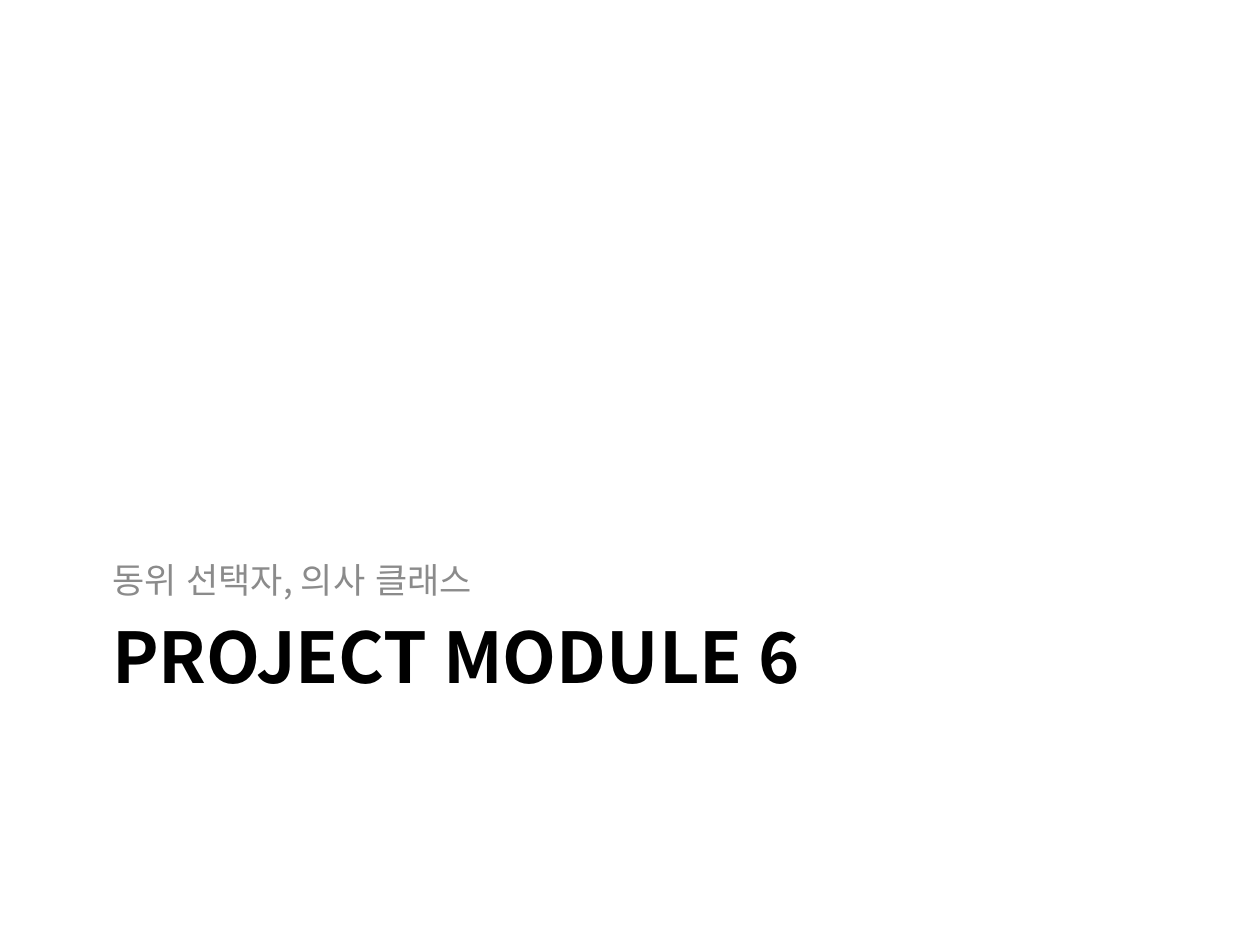
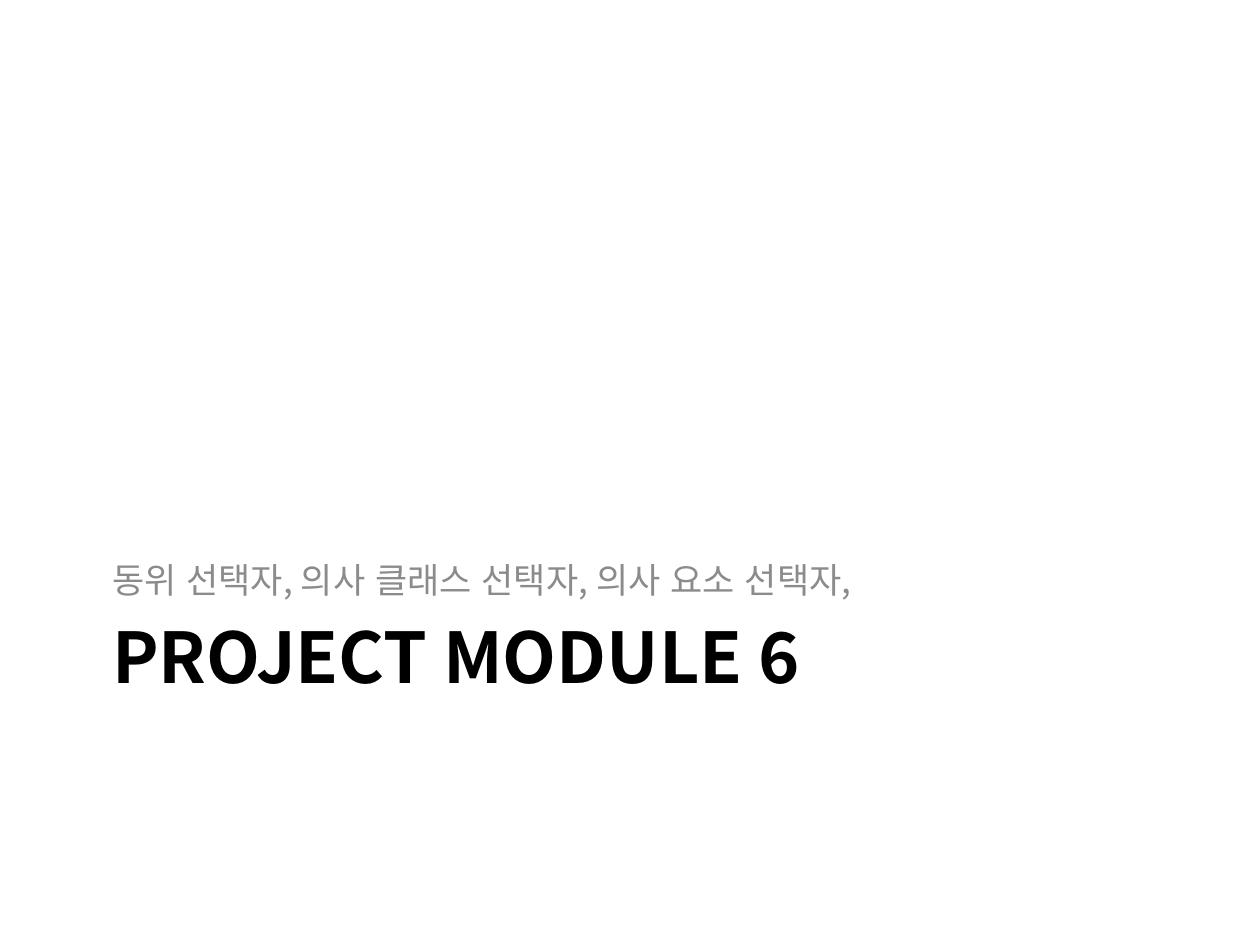
Before and after one commit to kdkcom1234/git2021, a slide deck: slide 19 of 1-html-css/03. CSS3 선택자 및 스타일 속성.pptx. Drawn at 1260x945 pixels with LibreOffice and Linux fonts; fonts in the diff are those of the drawing. Boxes give left, top, right and bottom in pixels: in the first picture for what was removed or moved away, otherwise in the second. Text is boxed around its words. In the diff, an @@ line names an element or a change of style, - is before the commit and + after.

```diff
--- a/1-html-css/03. CSS3 선택자 및 스타일 속성.pptx
+++ b/1-html-css/03. CSS3 선택자 및 스타일 속성.pptx
@@ text at box(112, 564, 852, 599): text changed @@
-동위 선택자, 의사 클래스
+동위 선택자, 의사 클래스 선택자, 의사 요소 선택자,
```
Also in this commit, not shown: 4 other slides changed, 4 slides added, 9 other files.
